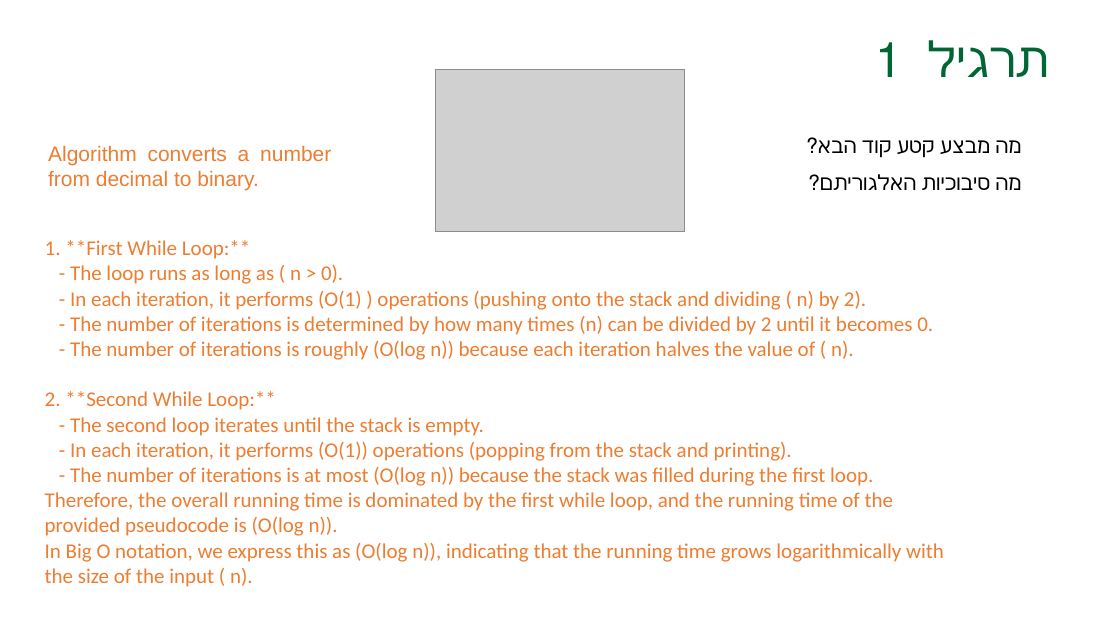
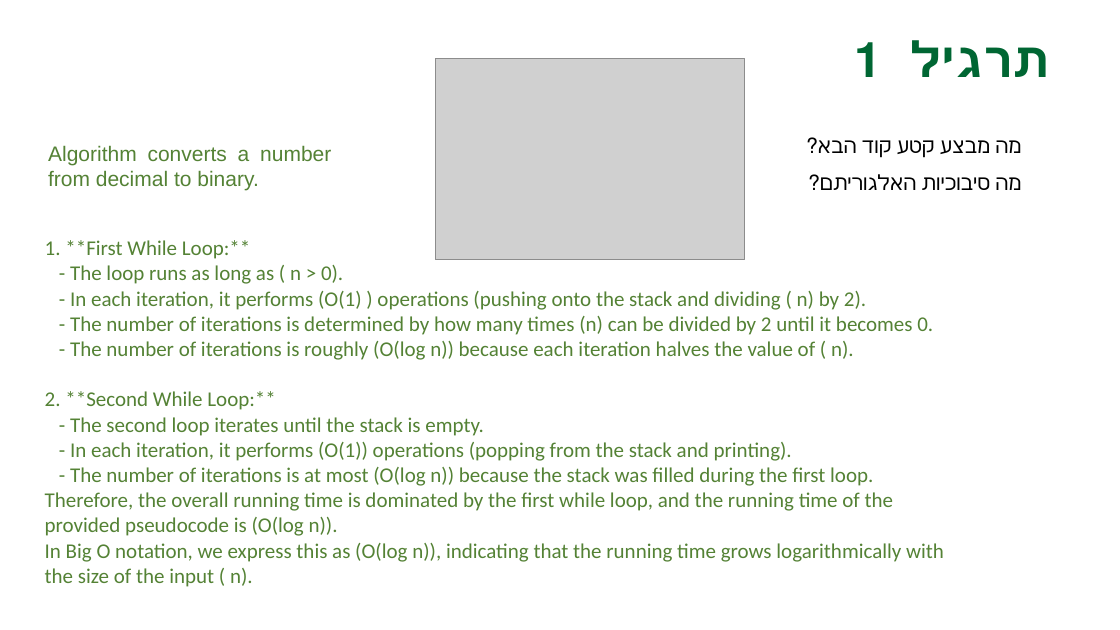
Before and after one commit to GenadyKogan/Data-Structures, a slide deck: slide 7 of queue-and-stack-04/תרגול 4.pptx (slide 6 before the commit). Drawn at 1120x630 pixels with LibreOffice and Linux fonts; fonts in the diff are those of the drawing; grey boxes stand for pictures; background and template pictures are left out. Boxes give left, top, right and bottom in pixels: in the first picture for what was removed or moved away, otherwise in the second. Text is boxed around its words. In the diff, an @@ line names an element or a change of style, - is before the commit and + after.

```diff
--- a/queue-and-stack-04/תרגול 4.pptx
+++ b/queue-and-stack-04/תרגול 4.pptx
@@ text "תרגיל 1" at [909,40,1049,77]: bold on @@
@@ picture: place and size @@
-picture at [436,70,685,232]
+picture at [435,58,745,260]
@@ text "Algorithm converts a number from ..." at [48,145,331,191]: text colour #ED7D31 to #548235 @@
@@ text "1. **First While Loop:**" at [45,240,944,587]: text colour #ED7D31 to #548235 @@
```
Also in this commit, not shown: 5 other slides changed, 2 slides added, 19 other files.
